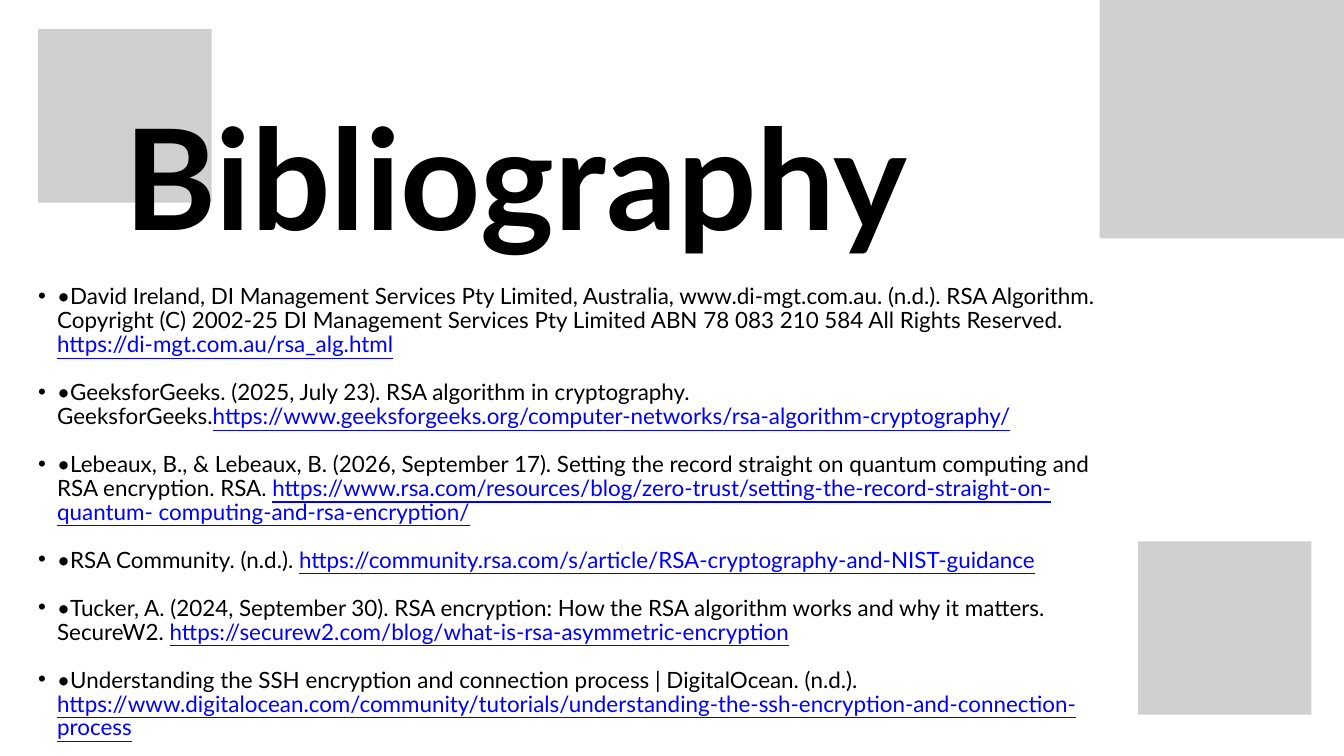
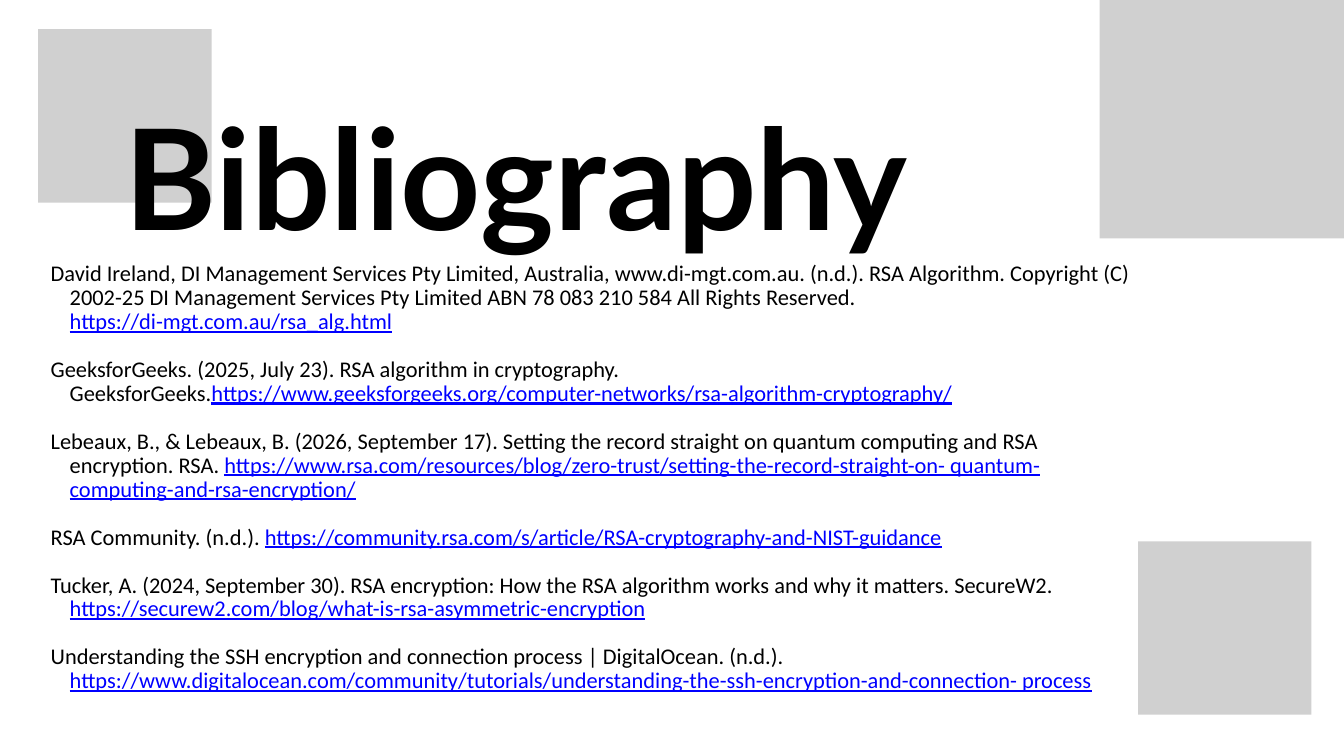
Before and after one commit to Muffinszer/cep146-teamproject1, a slide deck: slide 9 of RSA Encryption.pptx (slide 8 before the commit). Drawn at 1344x756 pixels with LibreOffice and Linux fonts; fonts in the diff are those of the drawing; grey boxes stand for pictures. Boxes give left, top, right and bottom in pixels: in the first picture for what was removed or moved away, otherwise in the second. Text is boxed around its words. In the diff, an @@ line names an element or a change of style, - is before the commit and + after.

```diff
--- a/RSA Encryption.pptx
+++ b/RSA Encryption.pptx
@@ text at bbox=[51, 264, 1129, 692]: text changed; font Lato to Calibri @@
-  • •David Ireland, DI Management Services Pty Limited, Australia, www.di-mgt.com.au. (n.d.). RSA Algorithm. Copyright (C) 2002-25 DI Management Services Pty Limited ABN 78 083 210 584 All Rights Reserved. https://di-mgt.com.au/rsa_alg.html
-  • •GeeksforGeeks. (2025, July 23). RSA algorithm in cryptography. GeeksforGeeks.https://www.geeksforgeeks.org/computer-networks/rsa-algorithm-cryptography/
-  • •Lebeaux, B., & Lebeaux, B. (2026, September 17). Setting the record straight on quantum computing and RSA encryption. RSA. https://www.rsa.com/resources/blog/zero-trust/setting-the-record-straight-on- quantum- computing-and-rsa-encryption/
-  • •RSA Community. (n.d.). https://community.rsa.com/s/article/RSA-cryptography-and-NIST-guidance
-  • •Tucker, A. (2024, September 30). RSA encryption: How the RSA algorithm works and why it matters. SecureW2. https://securew2.com/blog/what-is-rsa-asymmetric-encryption
-  • •Understanding the SSH encryption and connection process | DigitalOcean. (n.d.). https://www.digitalocean.com/community/tutorials/understanding-the-ssh-encryption-and-connection- process
+  David Ireland, DI Management Services Pty Limited, Australia, www.di-mgt.com.au. (n.d.). RSA Algorithm. Copyright (C) 2002-25 DI Management Services Pty Limited ABN 78 083 210 584 All Rights Reserved. https://di-mgt.com.au/rsa_alg.html
+  GeeksforGeeks. (2025, July 23). RSA algorithm in cryptography. GeeksforGeeks.https://www.geeksforgeeks.org/computer-networks/rsa-algorithm-cryptography/
+  Lebeaux, B., & Lebeaux, B. (2026, September 17). Setting the record straight on quantum computing and RSA encryption. RSA. https://www.rsa.com/resources/blog/zero-trust/setting-the-record-straight-on- quantum- computing-and-rsa-encryption/
+  RSA Community. (n.d.). https://community.rsa.com/s/article/RSA-cryptography-and-NIST-guidance
+  Tucker, A. (2024, September 30). RSA encryption: How the RSA algorithm works and why it matters. SecureW2. https://securew2.com/blog/what-is-rsa-asymmetric-encryption
+  Understanding the SSH encryption and connection process | DigitalOcean. (n.d.). https://www.digitalocean.com/community/tutorials/understanding-the-ssh-encryption-and-connection- process
```
Also in this commit, not shown: 7 other slides changed, 1 slide added.
